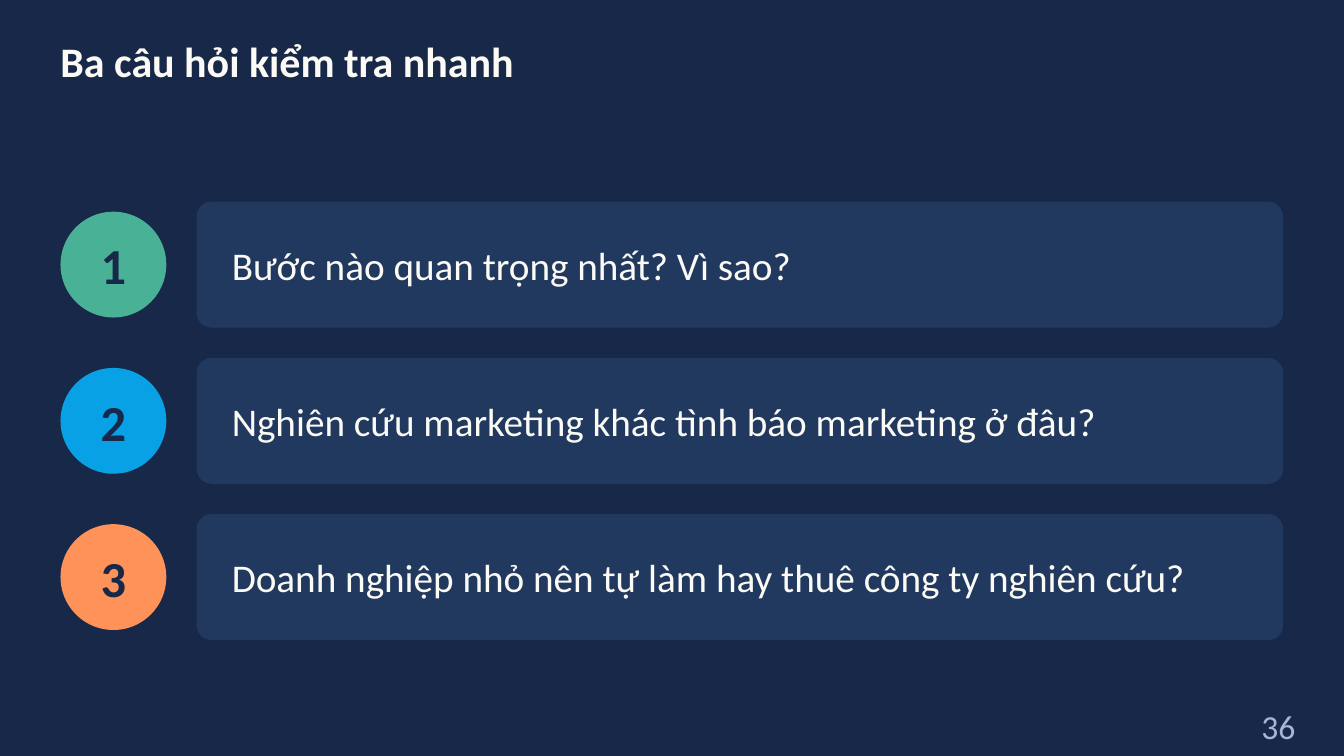
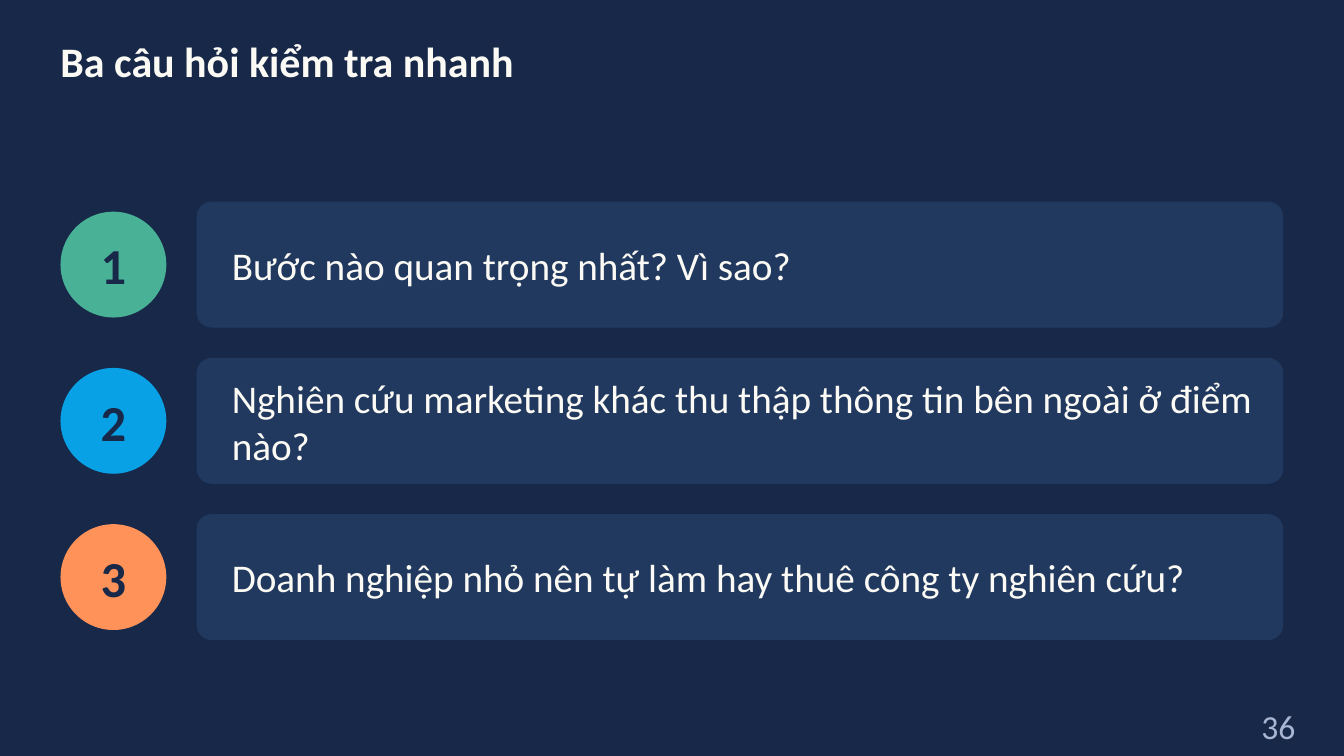
Before and after one commit to dnbaoquyen/teaching-skills, a slide deck: slide 36 of courses/MKT1107/slides/W1_slides_v2.pptx. Drawn at 1344x756 pixels with LibreOffice and Linux fonts; fonts in the diff are those of the drawing. Boxes give left, top, right and bottom in pixels: in the first picture for what was removed or moved away, otherwise in the second. Text is boxed around its words. In the diff, an @@ line names an element or a change of style, - is before the commit and + after.

```diff
--- a/courses/MKT1107/slides/W1_slides_v2.pptx
+++ b/courses/MKT1107/slides/W1_slides_v2.pptx
@@ text at [232,382,1251,461]: text changed @@
-Nghiên cứu marketing khác tình báo marketing ở đâu?
+Nghiên cứu marketing khác thu thập thông tin bên ngoài ở điểm nào?
```
Also in this commit, not shown: 1 other slide changed, 4 other files.
